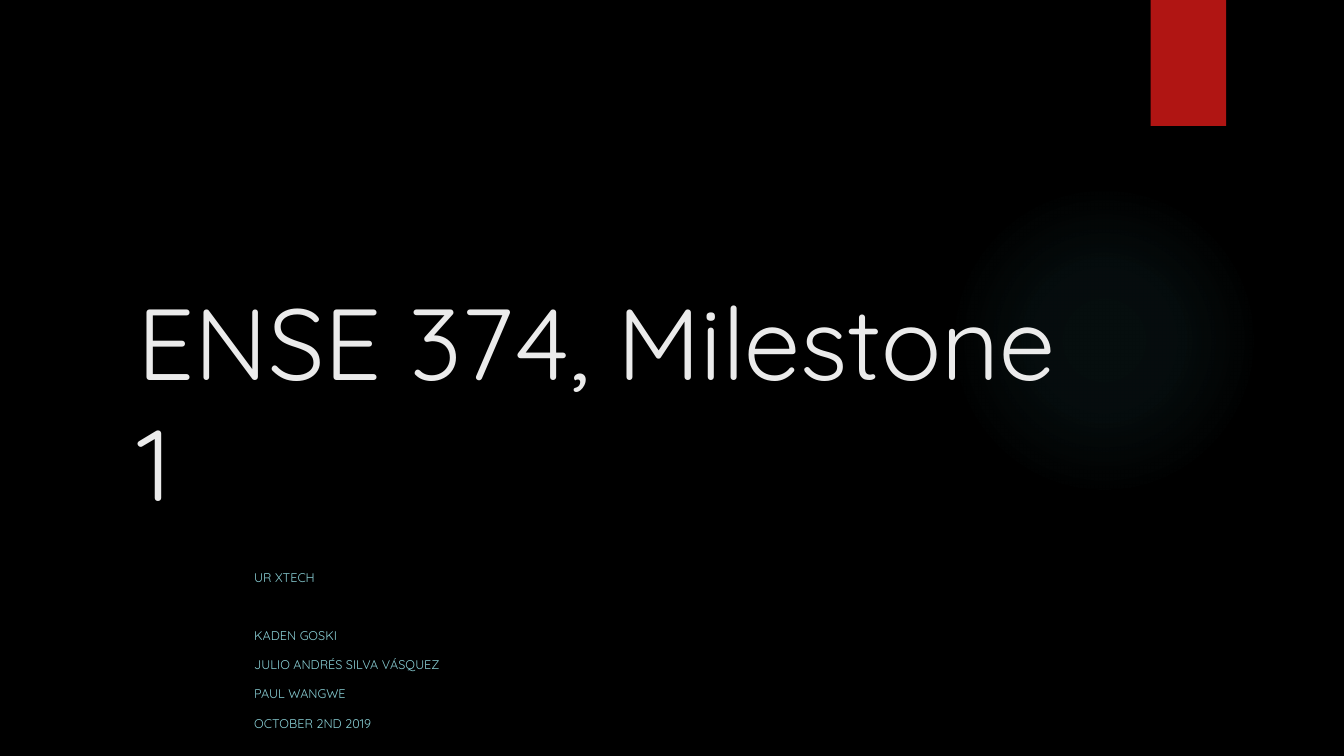
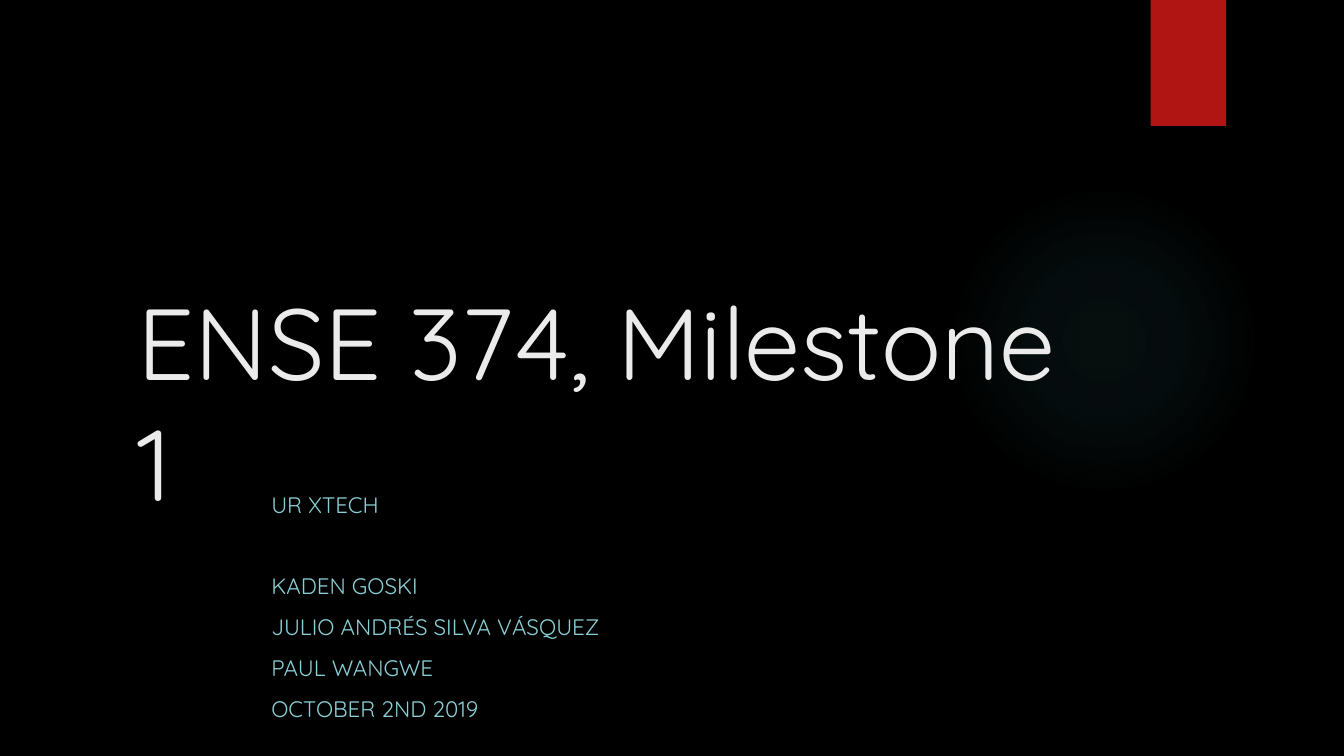
Before and after one commit to alpacamusical/Project-ENSE-374, a slide deck: slide 1 of Milestone 1.pptx. Drawn at 1344x756 pixels with LibreOffice and Linux fonts; fonts in the diff are those of the drawing; background and template pictures are left out. Boxes give left, top, right and bottom in pixels: in the first picture for what was removed or moved away, otherwise in the second. Text is boxed around its words. In the diff, an @@ line names an element or a change of style, - is before the commit and + after.

Commit message:
Presentation milestone 1 done

```diff
--- a/Milestone 1.pptx
+++ b/Milestone 1.pptx
@@ subtitle "UR XTECH": place and size @@
-subtitle "UR XTECH" at bbox=[254, 573, 440, 728]
+subtitle "UR XTECH" at bbox=[271, 497, 599, 718]
@@ subtitle "UR XTECH" at bbox=[271, 497, 599, 718]: size 9 to 16 pt @@
```
Also in this commit, not shown: 3 other slides changed.
